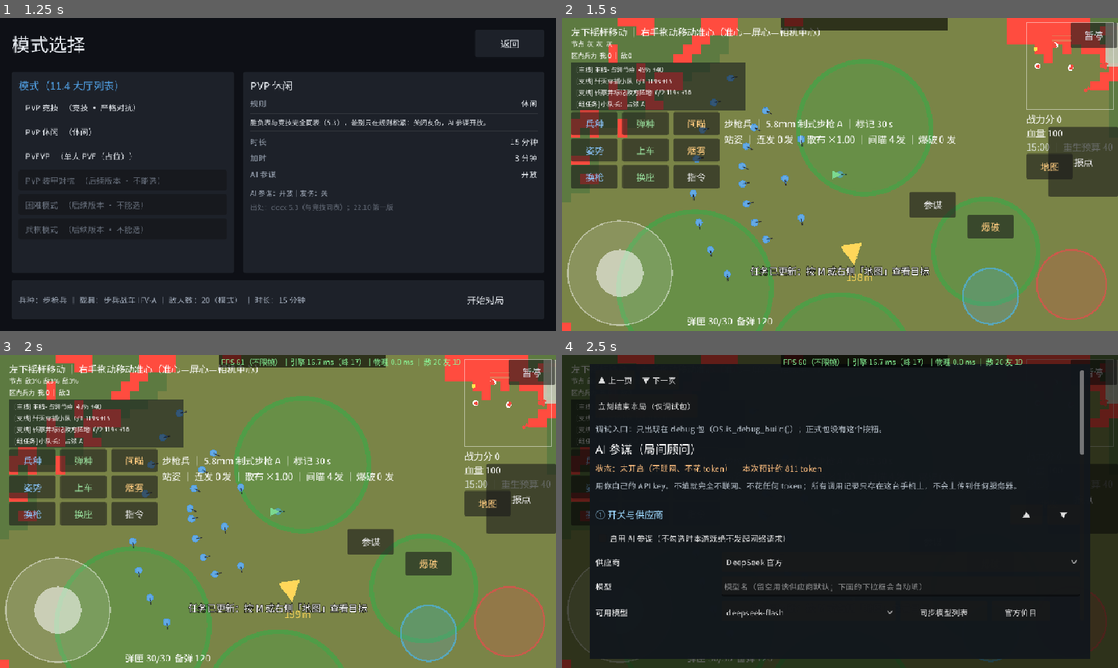
Above: before the commit, frames 1-4 (two rows, left to right).
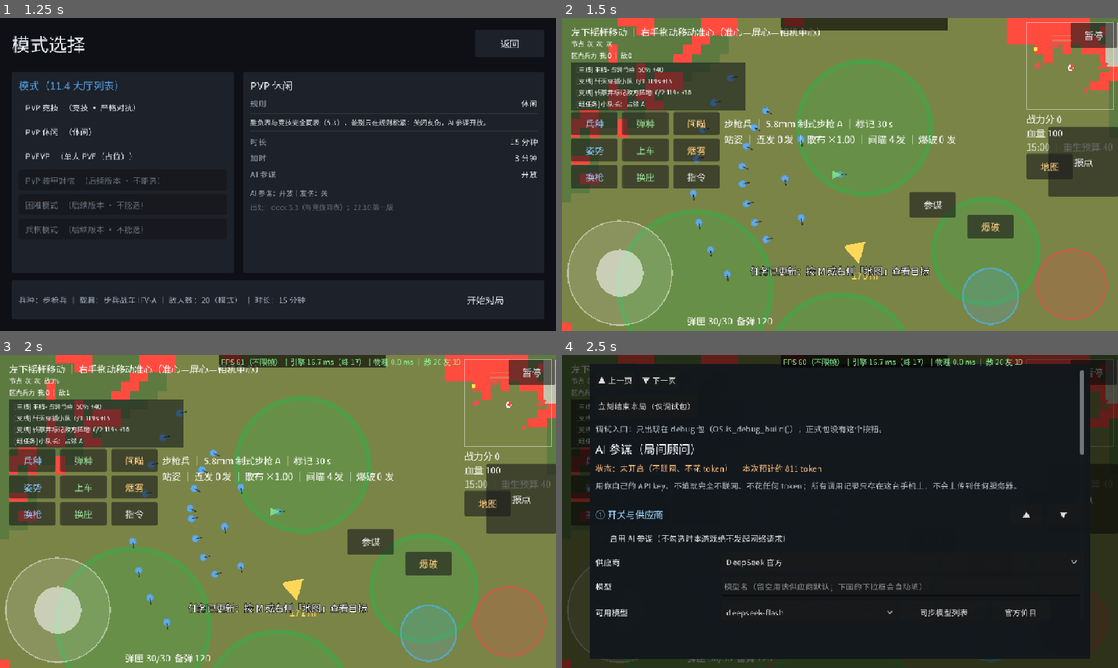
Above: after the commit, the same moments.

Repository: copperbookworm/jieyu-tactics
Game: Godot game, scene res://scenes/app/App.tscn
Two runs of this game, one before a commit and one after it. Both use one fixed random seed, a clock stepped at 60 frames per second and the inputs below.
Inputs:
- Up to frame 1 (1.25 s): click "开始游戏" at 0.5 s
- Up to frame 2 (1.5 s): click "开始对局" at 1.25 s
- Up to frame 3 (2 s): no input
- Up to frame 4 (2.5 s): click "参谋" at 2 s

Frame 1 is identical in both runs. In frame 2, 0.2% of the frame differs, in the area x 13-97%, y 7-84%; in frame 3, 0.3%, in the area x 4-97%, y 7-84%; in frame 4, less than 0.1%.

Commit message:
第九十版 · AI 分批推进（docx 19 ㊹ 第三根杠杆）：同屏只争一个节点，对局从 20~35 s 延长到 120 s+
使用者拍板选 A（给 AI 加「分批推进」门槛）。设备 HUAWEI PCE-W30 / Android 12。

问题链路（先量后改）：EnemyDeployment.plan() 把野战兵力轮转分给全部节点，而 node_slot_offset 落点半径 8~14 m
小于 CAPTURE_ZONE_RADIUS=15 m ⇒ 每个点的守军都站在圈里 ⇒ 三个白旗点同时被判「敌方在区内」，
首占 15 s/点 ⇒ 进局 20~35 s 就「全部节点失守」。

改动：
- EnemyDeployment 新增三个纯函数：defense_slot_offset（防御环 32 m 起；32 是因为 SpawnPicker.NUDGE_RADIUS=15，
  落地前找平地最坏朝圆心拉近 15 ⇒ 32-15=17 仍 > 15 的占领圈）、assault_split（只有被指派的节点进圈）、
  advance_order(nodes, from_point, limit)（由近到远；limit=白旗点个数 —— 真机日志踩过「下一梯队被派去节点 5」）
- CaptureZone 新增 enemy_capture_enabled + WorldSetup._apply_assault_gate()：非进攻节点的敌人照样交火、
  照样算「敌方在区内」，但不替敌方推进度（只把敌人摆到圈外没用，战斗 AI 会自己走回圈里）
- poll_reinforcements 与「我方占下节点 → 敌方向下一条防线集中」的落点改成防御环（真机日志：增援 → 节点外 32 m）
- MatchFlow._finish() 补 _sync_holds()：结算屏占领数从旧值改成真值（0:2 → 0:3）

真机验收：
- 玩家不动的同一局活过 120 s（剩余 13:09、战力分 37、节点 灰/红/红）；改前 20~35 s 结算
- 日志逐条证明一次只打一个点（节点 2 失守 ⇒ 下一梯队 2 人压向下一节点圈内（分批推进））
- 触屏链路补测两项：开火（弹匣 30/30 → 29/30）✓、战术地图（屏幕变化 71.7%）✓
- 报点轮盘 / 指令轮盘仍未测到（关地图时丢了局内状态、随后进程退出）—— 但阻塞已解除，下一轮直接测

验收（本轮真跑，两个退出码都是 0）：
- 单元 57 脚本 + 4 门禁 = 61 个 / 未全绿 0，断言 2192 项（较上轮 +13）
- 集成冒烟 317 / 0（新增「支援落点在圈外」断言）
- 规模（LF 字节口径）：含 android/.dsh 不含 addons ⇒ 203 个 .gd / 38248 行；工程主体 ⇒ 196 个 .gd / 37231 行

踩坑：edit 替换 if/elif 链时漏掉前半段 if，留下孤立 elif ⇒ CaptureZone 解析失败 ⇒ 类解析级联崩
（表现为取不到 map_preview_mode、世界装配 0 敌 0 友、门禁 0/21）。已把纪律写进 AGENTS.md。

文档同步：本项目开发进度.txt 新增抬头；docx（.bak126）20.2 +1 段（⑰）、20.5 +1 段；段 1583 → 1585；
AGENTS.md 新增「改 if/elif 链要整段替换」纪律；证据图进 shots/

Diff:
--- a/scenes/gameplay/WorldSetup.gd
+++ b/scenes/gameplay/WorldSetup.gd
@@ -54,6 +54,9 @@
 ## （局部 19:3），单兵数值怎么调都是秒清。编成规则是纯函数（EnemyDeployment.reinforcement_plan）。
 const REINFORCE_POLL_S := 0.5
 var _reinforced_zones: Dictionary = {}
+## 敌人**当前**正在进攻（允许进占领圈）的那个节点序号 —— 分批推进的核心状态。
+## -1 = 还没定（退化路径 / 没有旗点）。见 EnemyDeployment.assault_split 与 _advance_enemy_assault。
+var _assault_index := -1
 var _reinforce_timer := 0.0
 
 
@@ -262,16 +265,42 @@
 	if nodes.is_empty() or reserve_center == Vector2.INF:
 		return _legacy_enemy_slots(main, enemy_count)
 	var plan := EnemyDeploymentScript.plan(nodes.size(), enemy_count)
+	var per_node: Array = plan["per_node"]
+	# 分批推进（2026-10-07 第八十九版 · 使用者选择题 A）：只有**离敌方出生区最近的那个节点**
+	# 的守军站进占领圈，其余站防御环（圈外）—— 否则三个点同时进圈，玩家 ~20 s 就输。
+	var assault_index := _enemy_assault_index(nodes, reserve_center)
+	_assault_index = assault_index          # 供 poll_reinforcements 判断「哪个点可以有圈内增援」
+	var inside := EnemyDeploymentScript.assault_split(per_node, assault_index)
 	var slots: Array = []
 	for node_index in nodes.size():
-		for slot in int(plan["per_node"][node_index]):
-			var ideal: Vector2 = nodes[node_index] \
-					+ EnemyDeploymentScript.node_slot_offset(slot)
+		var inside_count := int(inside[node_index])
+		for slot in int(per_node[node_index]):
+			var ideal: Vector2
+			if slot < inside_count:
+				ideal = nodes[node_index] + EnemyDeploymentScript.node_slot_offset(slot)
+			else:
+				ideal = nodes[node_index] \
+						+ EnemyDeploymentScript.defense_slot_offset(slot - inside_count)
 			slots.append({"position": _nudged(main, ideal), "reserve": false, "node": node_index})
 	for slot in int(plan["reserve"]):
 		var ideal: Vector2 = reserve_center + EnemyDeploymentScript.reserve_slot_offset(slot)
 		slots.append({"position": _nudged(main, ideal), "reserve": true})
 	return slots
+
+
+## 敌人第一个要拿的节点：**离它自己出生区最近**的那个（纯几何，见 EnemyDeployment.advance_order）
+func _enemy_assault_index(nodes: Array, from_point: Vector2) -> int:
+	var order := EnemyDeploymentScript.advance_order(nodes, from_point, _assault_node_limit())
+	if order.is_empty():
+		return -1
+	return int(order[0])
+
+
+## 可被敌人进攻的节点数上限 = **白旗点个数**（RAAS 推进链后段没有旗点，占不下来，别浪费兵力）
+func _assault_node_limit() -> int:
+	if main_ref == null or main_ref.capture_zones == null:
+		return -1
+	return (main_ref.capture_zones as Array).size()
 
 
 ## 老口径（退化路径）：出生锚点 + demo 相对偏移；点位数不够时循环复用 + 圆周散开
@@ -317,7 +346,21 @@
 	if _reinforce_timer > 0.0:
 		return
 	_reinforce_timer = REINFORCE_POLL_S
+	_apply_assault_gate()
 	poll_reinforcements()
+
+
+## 分批推进的闸门（2026-10-07 第八十九版）：**只有当前进攻节点**允许敌方推进占领进度。
+## 不卡这一层的话，敌方的战斗 AI 会为了交火自己走进别的圈里，多点同时翻红（真机实测）。
+func _apply_assault_gate() -> void:
+	if main_ref == null or main_ref.capture_zones == null:
+		return
+	var zones: Array = main_ref.capture_zones
+	for i in zones.size():
+		var zone = zones[i]
+		if zone == null or not is_instance_valid(zone):
+			continue
+		zone.set("enemy_capture_enabled", i == _assault_index)
 
 
 ## 扫一遍所有节点：哪个「我方有人在区内、敌方没人在」= 正在被我们打 ⇒ 派一次增援。
@@ -339,7 +382,13 @@
 			continue
 		if _reinforced_zones.has(i):
 			continue
-		reinforce_zone(i, zone.global_position)
+		# 分批推进（2026-10-07 第八十九版）：**只有当前那个进攻节点**的人目标是圈内，
+		# 其余节点的增援落到防御环上（圈外）—— 否则一次交火会同时把好几个点的敌人送进圈里，
+		# 又回到「玩家 20 秒丢光全部节点」（真机实测：首轮部署改完后仍会这样输）。
+		var target: Vector2 = zone.global_position
+		if i != _assault_index:
+			target = zone.global_position + EnemyDeploymentScript.defense_slot_offset(0)
+		reinforce_zone(i, target)
 
 
 ## 「我方有人在区内」：玩家**或者任一队友**。
@@ -422,8 +471,6 @@
 ## 名册的妙用：node_defenders[i] 是「第 i 梯队的编制」，单位跟着口令走但编制不改 ——
 ## 所以 N+1 再失守时，这些已经调过一次的人会被正确地再调往 N+2（逐次抵抗）。
 func _on_flag_state_changed(node_name: Variant, state: int) -> void:
-	if state != 1:   # CaptureZone.State.BLUE（不引用 CaptureZone，免得与它的 EventBus 依赖成环）
-		return
 	if main_ref == null:
 		return
 	var nodes := _zone_node_positions(_map_zones)
@@ -432,8 +479,20 @@
 	var index := _capture_zone_index(node_name)
 	if index < 0:
 		return
+	# 敌方占下节点（CaptureZone.State.RED = 2）⇒ **分批推进**：把下一个节点的守军派进圈里。
+	# 不引用 CaptureZone 枚举，免得与它的 EventBus 依赖成环。
+	if state == 2:
+		_advance_enemy_assault(nodes, index)
+		return
+	if state != 1:   # CaptureZone.State.BLUE
+		return
 	var line := mini(index + 1, nodes.size() - 1)      # 下一条防线
-	var target: Vector2 = nodes[line]
+	# 分批推进（2026-10-07 第八十九版）：下一条防线的集结目标默认落在**防御环**（圈外）——
+	# 他们照样守这个点、玩家进圈就交火，但不会顺手替敌人把点占下来。
+	# 只有当前那个进攻节点才允许站进圈里。否则「我方占下 2 个点」会同时触发 2 个敌方占点。
+	var target: Vector2 = nodes[line] + EnemyDeploymentScript.defense_slot_offset(0)
+	if line == _assault_index:
+		target = nodes[line]
 	var moved := 0
 	# ① 后方梯队（严格在防线之后）整体压上来；防线上的人按兵不动
 	for i in node_defenders.size():
@@ -449,6 +508,52 @@
 	if moved > 0:
 		print("[敌人] 节点 %d 失守 ⇒ 后方梯队 + 预备队共 %d 人向下一条防线（节点 %d）集中 %s"
 				% [index + 1, moved, line + 1, str(target)])
+
+
+## 分批推进（2026-10-07 第八十九版 · 使用者选择题 A）：敌人占下一个点之后，
+## 按「离己方出生区由近到远」的次序，把**下一个还没丢**的节点的守军派进占领圈。
+##
+## 为什么一次只放一个点：三个点的守军同时进圈 ⇒ 首占 15 s/点、玩家 ~20 s 就输
+## （真机验收实测「进局 20 s 结算：全部节点失守」）。分批之后同一时刻只有一个点在争夺，
+## 玩家有机会集中火力把那一批人打掉（攻方也得站进圈里才推进度）。
+func _advance_enemy_assault(nodes: Array, captured_index: int) -> void:
+	var from_point := _spawn_area_center(main_ref, _map_zones, "east")
+	if from_point == Vector2.INF:
+		return
+	var order := EnemyDeploymentScript.advance_order(nodes, from_point, _assault_node_limit())
+	var next_index := -1
+	for i in order:
+		if int(i) == captured_index:
+			continue
+		if _zone_is_enemy_held(int(i)):
+			continue
+		next_index = int(i)
+		break
+	if next_index < 0 or next_index >= node_defenders.size():
+		return
+	var bucket: Array = node_defenders[next_index]
+	if bucket.is_empty():
+		return
+	var sizes: Array = []
+	for b in node_defenders:
+		sizes.append((b as Array).size())
+	var inside := EnemyDeploymentScript.assault_split(sizes, next_index)
+	var sent := _send_defenders(bucket, int(inside[next_index]), nodes[next_index], false)
+	if sent > 0:
+		_assault_index = next_index      # 进攻目标前移：从此刻起只有这个点允许圈内增援
+		print("[敌人] 节点 %d 失守 ⇒ 下一梯队 %d 人压向节点 %d 圈内（分批推进：一次只打一个点）"
+				% [captured_index + 1, sent, next_index + 1])
+
+
+## 该节点当前是不是敌方控制（CaptureZone.State.RED = 2）
+func _zone_is_enemy_held(index: int) -> bool:
+	if main_ref == null:
+		return false
+	var zones: Array = main_ref.capture_zones
+	if index < 0 or index >= zones.size():
+		return false
+	var zone = zones[index]
+	return is_instance_valid(zone) and int(zone.get("state")) == 2
 
 
 func _capture_zone_index(node_name: Variant) -> int:
--- a/systems/combat/CaptureZone.gd
+++ b/systems/combat/CaptureZone.gd
@@ -20,6 +20,9 @@
 ## 区内兵力（供 HUD/调试显示「为什么进度不动」——双方同在＝对冲，见 docx 4.2）
 var player_inside := false
 var enemy_inside := false
+## 敌方能否在这个点推进占领进度。默认 true（单节点场景 / 测试不受影响）；
+## 对局里由 WorldSetup 按「分批推进」把非进攻节点设成 false。见 _process 里的说明。
+var enemy_capture_enabled := true
 
 var _player: Node2D = null
 
@@ -47,7 +50,11 @@
 
 	if player_inside and not enemy_inside:
 		progress = minf(progress + rate, 1.0)
-	elif enemy_inside and not player_inside:
+	# 分批推进（2026-10-07 第八十九版 · 使用者选择题 A）：敌方只在**被指派**的节点上推进度。
+	# 为什么要在这一层卡：光把敌人部署到圈外没用 —— 他们的战斗 AI 会为了打我方进圈者而自己走回圈里，
+	# 于是好几个点又同时翻红（真机实测：部署改成防御环之后依然 ~50 s 全丢）。
+	# 注意只卡**进度**：敌人照样在圈内交火、照样算「敌方在区内」（HUD 与对冲口径不变）。
+	elif enemy_inside and not player_inside and enemy_capture_enabled:
 		progress = maxf(progress - rate, -1.0)
 	elif not player_inside and not enemy_inside and state == State.NEUTRAL:
 		progress = move_toward(progress, 0.0, rate)
--- a/systems/match/EnemyDeployment.gd
+++ b/systems/match/EnemyDeployment.gd
@@ -77,6 +77,63 @@
 	return {"from_nodes": from_nodes, "from_reserve": from_reserve, "total": total}
 
 
+## 防御环（2026-10-07 第八十九版 · 真机验收后 · 使用者选择题 A「AI 分批推进」）
+##
+## 为什么必须把「驻守」和「占点」分开：驻军原先全部落在节点中心 8~14 m，
+## 而 CAPTURE_ZONE_RADIUS = 15 m ⇒ 三个白旗点**同时**被判「敌方在圈内」，
+## 首占 15 s/点、进局 ~20 s 就「全部节点失守」结算（真机实测，玩家刚进局就面对失败）。
+##
+## 现在：同一时刻**只有一个节点**的守军进圈去真占点（assault_split），其余留在防御环上 ——
+## 他们照样守着节点、玩家进圈就会被交火，但不会替敌人把点自动占下来。
+##
+## ⚠ 环半径为什么定 32 m：SpawnPicker.NUDGE_RADIUS = 15 m，落地前还会找平地微调，
+##    最坏情况会朝圆心拉近 15 m ⇒ 32 − 15 = 17 m 仍在 15 m 的占领圈外（留 2 m 余量）。
+const DEFENSE_RING_BASE := 32.0
+const DEFENSE_RING_STEP := 3.0
+## 同一时刻进圈「真占点」的人数上限（按进攻节点算）
+const ASSAULT_SIZE := 3
+
+
+## 防御环落点：节点中心外的第 slot 个位置（黄金角散开，只守不占）
+static func defense_slot_offset(slot: int) -> Vector2:
+	var angle := float(slot) * 2.39996323
+	var radius := DEFENSE_RING_BASE + DEFENSE_RING_STEP * float(slot)
+	return Vector2(cos(angle), sin(angle)) * radius
+
+
+## 分批推进的编成（纯算术）：每个节点有几个守军进占领圈。
+## 只有 assault_index 那个节点会派人进圈，其余一律 0（留在防御环）。返回 Array[int]。
+static func assault_split(per_node: Array, assault_index: int,
+		take: int = ASSAULT_SIZE) -> Array[int]:
+	var inside: Array[int] = []
+	for i in per_node.size():
+		inside.append(0)
+	if assault_index >= 0 and assault_index < per_node.size():
+		var garrison := maxi(int(per_node[assault_index]), 0)
+		inside[assault_index] = mini(maxi(take, 0), garrison)
+	return inside
+
+
+## 进攻次序（纯算术）：从 from_point 出发**由近到远**的节点序号。
+## 敌人从自己的东侧出生区推进 ⇒ 离它最近的节点是它第一个要拿的点，拿下才轮到下一个。
+## limit > 0 时只考虑前 limit 个节点 —— 地图的 RAAS 推进链有 5 个节点，但**可占领的白旗点只有前 3 个**；
+## 让敌人去「打」一个占不下来的节点是白费兵力（2026-10-07 真机日志实测：把下一梯队派去了节点 5）。
+static func advance_order(node_positions: Array, from_point: Vector2,
+		limit: int = -1) -> Array[int]:
+	var pairs: Array = []
+	var count := node_positions.size()
+	if limit > 0:
+		count = mini(limit, count)
+	for i in count:
+		var p: Vector2 = node_positions[i]
+		pairs.append({"i": i, "d": from_point.distance_to(p)})
+	pairs.sort_custom(func(a, b): return float(a["d"]) < float(b["d"]))
+	var order: Array[int] = []
+	for item in pairs:
+		order.append(int((item as Dictionary)["i"]))
+	return order
+
+
 ## 第 index 个节点上的第 slot 名敌人的落点偏移（黄金角散开 + 一圈圈往外，避免叠在一起）
 static func node_slot_offset(slot: int) -> Vector2:
 	if slot <= 0:
--- a/systems/match/MatchFlow.gd
+++ b/systems/match/MatchFlow.gd
@@ -273,6 +273,10 @@
 	phase = Phase.FINISHED
 	outcome = who
 	reason = why
+	# 先把占领数刷成**结算那一刻**的真值再 _refresh：否则结算屏显示的是上一次 _process 的旧值
+	# （真机实测：全丢时写着「我方 0 : 敌方 2」，因为 _sync_holds 还停在倒数第二帧）。
+	# phase 已置 FINISHED ⇒ _sync_holds 里的突然死亡分支不会重入 _finish。
+	_sync_holds()
 	_refresh()
 	if main == null:
 		return
--- a/test/enemy_deployment_test.gd
+++ b/test/enemy_deployment_test.gd
@@ -18,6 +18,8 @@
 	_test_edges()
 	_test_reinforcement()
 	_test_offsets()
+	_test_assault_split()
+	_test_advance_order()
 	print("—— 通过 %d 项 / 失败 %d 项 ——" % [_passed, _failed])
 	if _failed > 0:
 		print("！！ 有 %d 项失败，往上翻看期望与实际" % _failed)
@@ -119,6 +121,43 @@
 	_check("预备队首位落在中心点", DeploymentScript.reserve_slot_offset(0), Vector2.ZERO)
 
 
+## 分批推进（2026-10-07 第八十九版 · 使用者选择题 A）
+## 真机实测的 bug：驻军全落在节点中心 8~14 m（< CAPTURE_ZONE_RADIUS 15 m）⇒ 三个点同时被占、
+## 玩家进局 ~20 s 就「全部节点失守」。assault_split 保证同一时刻只有一个点的人进圈。
+func _test_assault_split() -> void:
+	var per_node := [3, 3, 3, 2, 2]
+	var split := DeploymentScript.assault_split(per_node, 2)
+	_check("分批推进：只有被指定的节点进圈（节点 2 是 3 人）", int(split[2]), 3)
+	_check("分批推进：其余节点进圈人数为 0", [int(split[0]), int(split[1]),
+			int(split[3]), int(split[4])], [0, 0, 0, 0])
+	_check("分批推进：进圈总数 ≤ ASSAULT_SIZE（同时只有一个点在争）",
+			_sum(split) <= DeploymentScript.ASSAULT_SIZE, true)
+	_check("分批推进：守军不足时按实际人数进圈", int(DeploymentScript.assault_split([1, 5], 0)[0]), 1)
+	_check("分批推进：越界索引不派人", _sum(DeploymentScript.assault_split([3, 3], 9)), 0)
+	_check("分批推进：空编成不派人", _sum(DeploymentScript.assault_split([], 0)), 0)
+	var ring := DeploymentScript.defense_slot_offset(0)
+	_check("防御环在占领圈外（≥ 20 m，留足微调余量）", ring.length() >= 20.0, true)
+	_check("防御环不叠人（相邻 slot 间距 ≥ 3 m）",
+			DeploymentScript.defense_slot_offset(1).distance_to(ring) >= 3.0, true)
+
+
+## 进攻次序：从敌方出生区由近到远
+func _test_advance_order() -> void:
+	var nodes := [Vector2(0, 0), Vector2(300, 0), Vector2(600, 0)]
+	var from_east := Vector2(900, 0)
+	_check("进攻次序：东侧出生区 ⇒ 先打最东的节点 2",
+			DeploymentScript.advance_order(nodes, from_east), [2, 1, 0])
+	_check("进攻次序：西侧视角相反",
+			DeploymentScript.advance_order(nodes, Vector2(-100, 0)), [0, 1, 2])
+	_check("进攻次序：空节点表返回空", DeploymentScript.advance_order([], Vector2.ZERO), [])
+	# limit：地图 RAAS 链有 5 个节点，但白旗点只有前 3 个 —— 敌人不该去打占不下来的点
+	var five := [Vector2(0, 0), Vector2(150, 0), Vector2(300, 0), Vector2(450, 0), Vector2(600, 0)]
+	_check("进攻次序：limit=3 时不会派去节点 4/5（真机日志踩过）",
+			DeploymentScript.advance_order(five, Vector2(900, 0), 3), [2, 1, 0])
+	_check("进攻次序：limit 大于节点数时按节点数算",
+			DeploymentScript.advance_order(five, Vector2(900, 0), 99), [4, 3, 2, 1, 0])
+
+
 func _sum(values: Array) -> int:
 	var total := 0
 	for value in values:
--- a/tools/run_integration_headless.gd
+++ b/tools/run_integration_headless.gd
@@ -38,6 +38,8 @@
 const VehiclePartsScript := preload("res://systems/vehicles/VehicleParts.gd")
 ## 出生点挑选（2026-10-05）：只用来读 NUDGE_RADIUS 这一条常量（判据断言自己实现，不自证）
 const SpawnPickerScript := preload("res://systems/terrain/SpawnPicker.gd")
+## 分批推进（2026-10-07 第八十九版）：支援落点要按防御环偏移算，别把环半径抄成字面量
+const EnemyDeploymentScript := preload("res://systems/match/EnemyDeployment.gd")
 
 var _main = null
 var _phase := 0
@@ -232,11 +234,23 @@
 		for node in infantry:
 			(world.reserve_enemies as Array).append(node)
 		world._on_flag_state_changed((_main.capture_zones[0] as Node).name, 1)
+		# 分批推进（2026-10-07 第八十九版 · 使用者选择题 A）：支援落点默认在**防御环**（占领圈外），
+		# 只有当前进攻节点才允许站进圈里 —— 否则「我方占下 2 个点」会同时触发 2 个敌方占点。
+		var ring_gap := (deployment_nodes[1] as Vector2) \
+				.distance_to((deployment_nodes[1] as Vector2)
+				+ EnemyDeploymentScript.defense_slot_offset(0))
 		var aimed := 0
+		var off_ring := 0
 		for node in infantry:
-			if (node as Node2D)._patrol_target.distance_to(deployment_nodes[1]) < 1.0:
+			var target: Vector2 = (node as Node2D)._patrol_target
+			var to_node := target.distance_to(deployment_nodes[1])
+			if absf(to_node - ring_gap) < 1.0:
 				aimed += 1
-		_check("拍板 B：预备队向前支援 —— 目标指向下一个节点", aimed, infantry.size())
+			if to_node > GameConfig.CAPTURE_ZONE_RADIUS:
+				off_ring += 1
+		_check("拍板 B：预备队向前支援 —— 目标指向下一条防线的防御环", aimed, infantry.size())
+		_check("分批推进：支援落点全在占领圈外（不在圈里替敌人占点）",
+				off_ring, infantry.size())
 		for node in infantry:
 			node.set_move_target((node as Node2D).global_position)   # 还原：回自己脚下巡逻
 		(world.reserve_enemies as Array).clear()
Binary file added: shots/真机_20261007-1730_分批推进后_对局活到120秒.png
Binary file added: shots/真机_20261007-1740_开火_弹匣30到29.png
Not shown, changed: 本项目开发进度.txt
Not shown, changed: AGENTS.md
